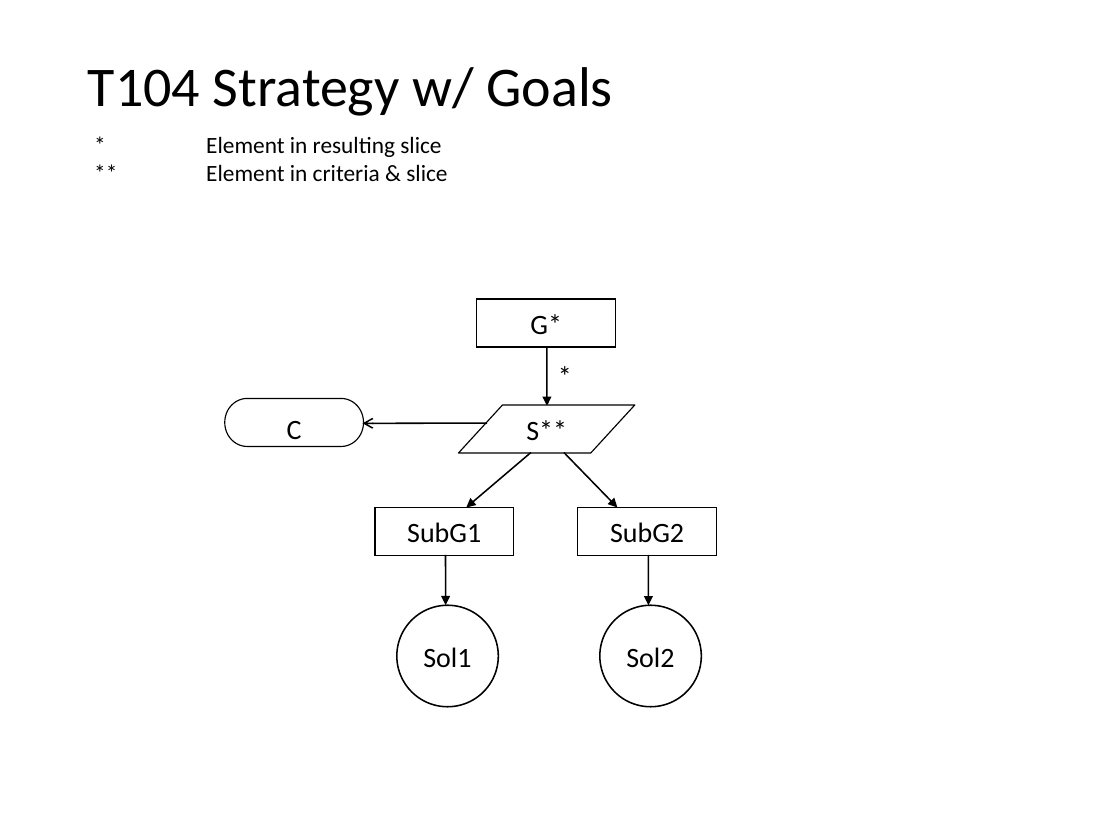
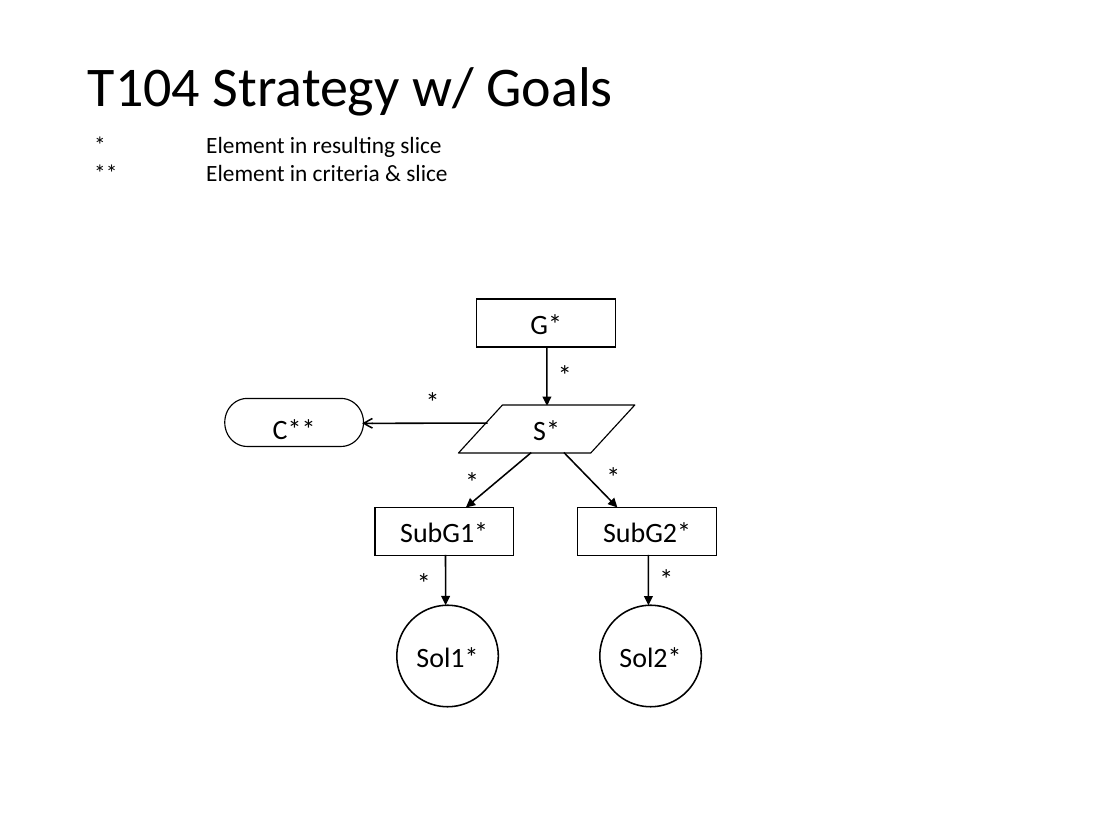
Before and after one commit to nlsfung/MMINT_Examples, a slide deck: slide 6 of GSNSliceRecheckTestSuite/TestSuite.ppt. Drawn at 1120x840 pixels with LibreOffice and Linux fonts; fonts in the diff are those of the drawing. Boxes give left, top, right and bottom in pixels: in the first picture for what was removed or moved away, otherwise in the second. Text is boxed around its words. In the diff, an @@ line names an element or a change of style, - is before the commit and + after.

```diff
--- a/GSNSliceRecheckTestSuite/TestSuite.ppt
+++ b/GSNSliceRecheckTestSuite/TestSuite.ppt
@@ text added at (x1=414, y1=380, x2=450, y2=424), 18 pt, text #000000 @@
+*
@@ text in pill shape at (x1=273, y1=419, x2=316, y2=439): text changed @@
-C
+C**
@@ text in parallelogram at (x1=533, y1=420, x2=560, y2=440): text changed @@
-S**
+S*
@@ text added at (x1=455, y1=459, x2=491, y2=504), 18 pt, text #000000 @@
+*
@@ text added at (x1=596, y1=455, x2=632, y2=500), 18 pt, text #000000 @@
+*
@@ text in rectangle at (x1=400, y1=522, x2=488, y2=543): text changed @@
-SubG1
+SubG1*
@@ text in rectangle at (x1=603, y1=522, x2=691, y2=543): text changed @@
-SubG2
+SubG2*
@@ text added at (x1=405, y1=560, x2=441, y2=605), 18 pt, text #000000 @@
+*
@@ text added at (x1=648, y1=556, x2=684, y2=600), 18 pt, text #000000 @@
+*
@@ text in ellipse at (x1=416, y1=647, x2=478, y2=668): text changed @@
-Sol1
+Sol1*
@@ text in ellipse at (x1=619, y1=647, x2=681, y2=668): text changed @@
-Sol2
+Sol2*
```
Also in this commit, not shown: 4 other slides changed, 5 slides added, 31 other files.
